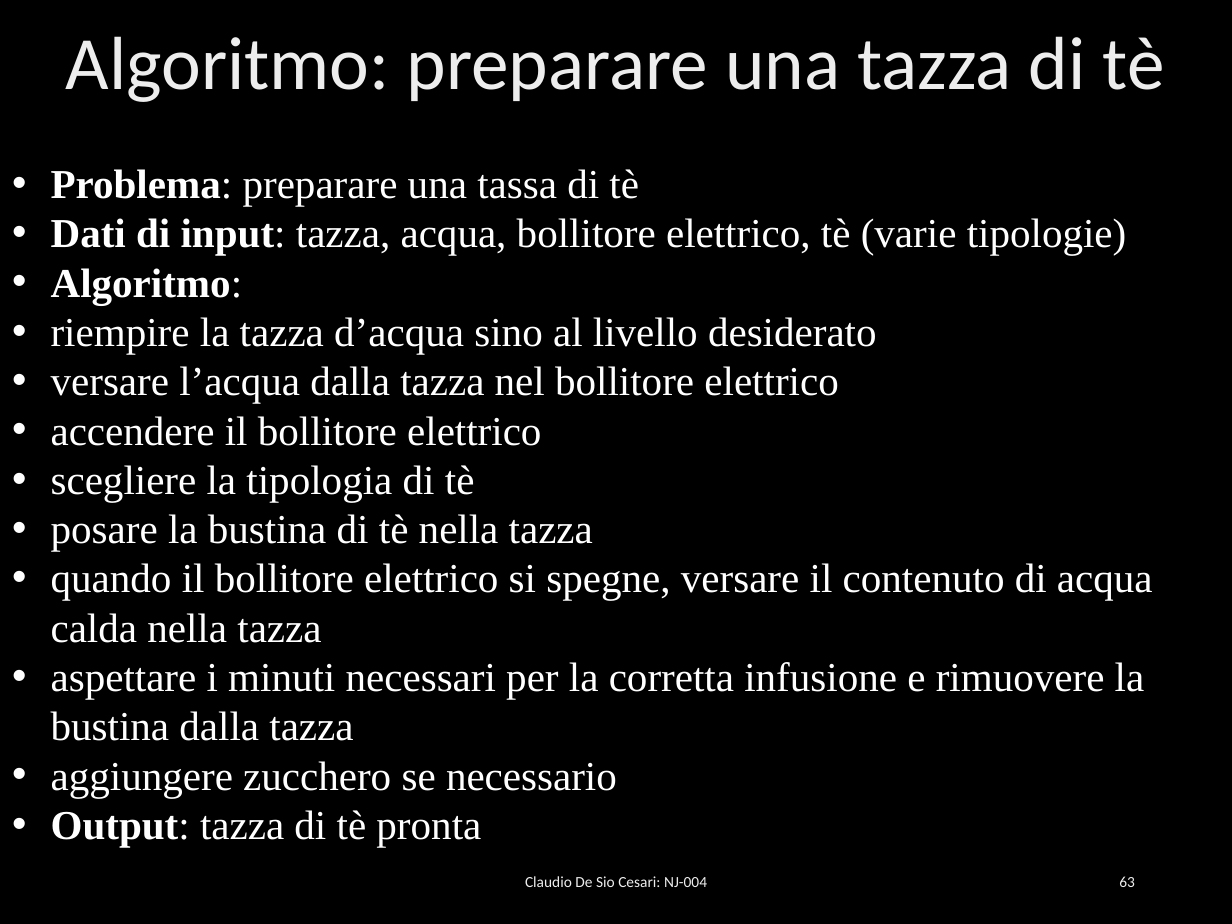
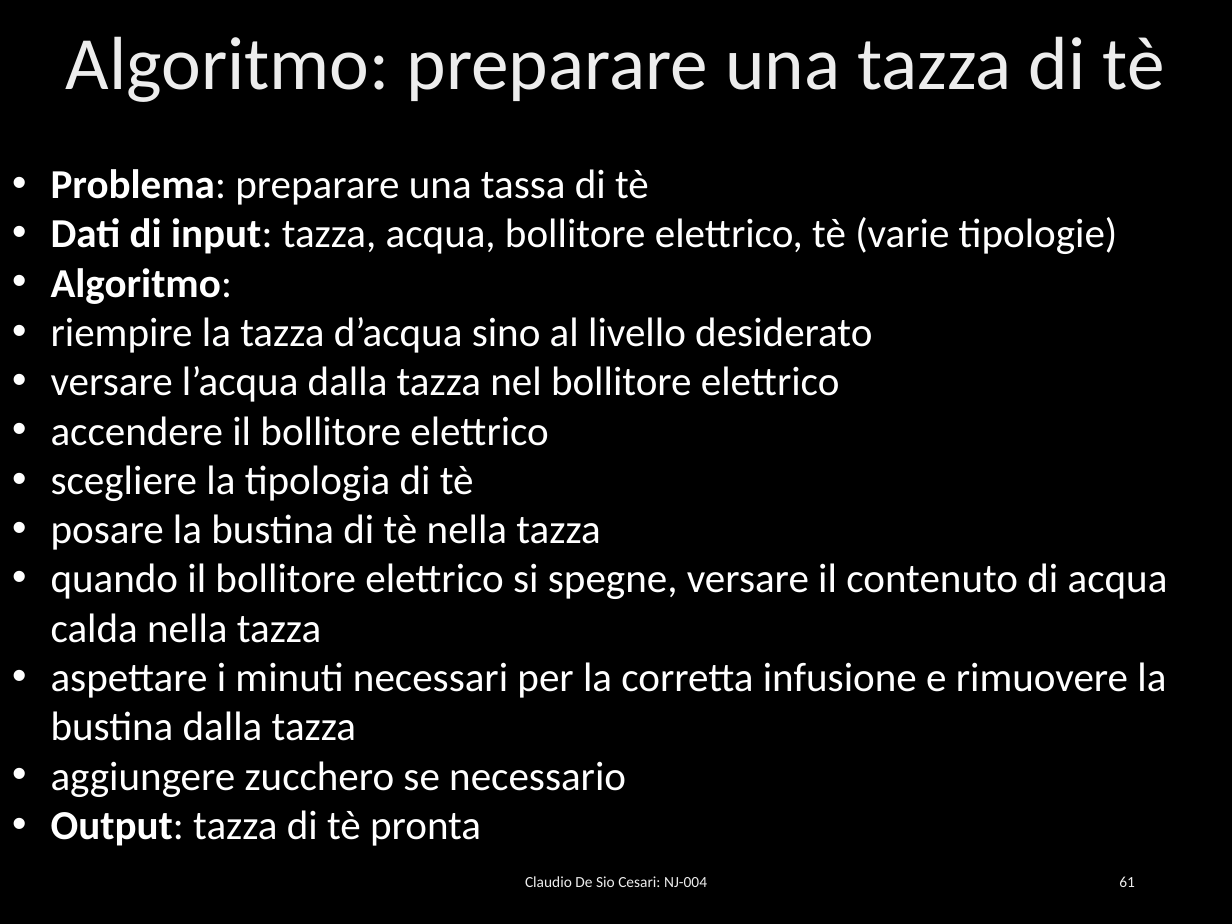
Before and after one commit to desioc/IlNuovoJavaSlides, a slide deck: slide 61 of NJ-004 - Operatori e gestione del flusso di esecuzione.pptx (slide 63 before the commit). Drawn at 1232x924 pixels with LibreOffice and Linux fonts; fonts in the diff are those of the drawing; background and template pictures are left out. Boxes give left, top, right and bottom in pixels: in the first picture for what was removed or moved away, otherwise in the second. Text is boxed around its words. In the diff, an @@ line names an element or a change of style, - is before the commit and + after.

```diff
--- a/NJ-004 - Operatori e gestione del flusso di esecuzione.pptx
+++ b/NJ-004 - Operatori e gestione del flusso di esecuzione.pptx
@@ text "Problema: preparare una tassa di ..." at [51,169,1168,846]: font Times New Roman to Calibri @@
@@ page number at [1119,876,1135,887]: text changed @@
-63
+61
```
Also in this commit, not shown: 30 other slides changed, 3 slides removed, 3 other files.
